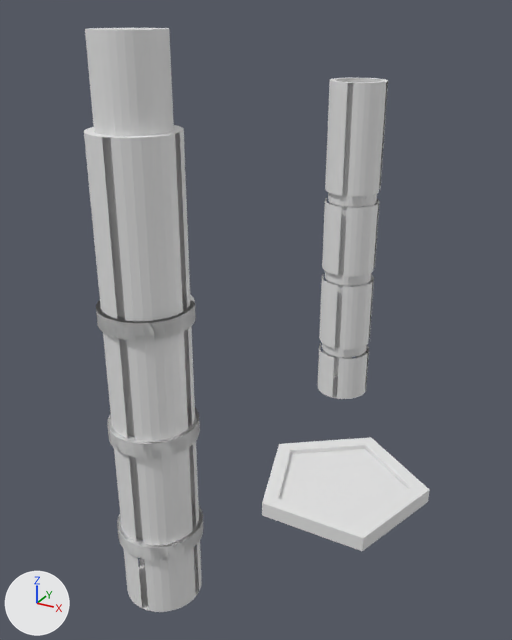
The FBX model Assets/Weapons/BRENDaN2.fbx, before and after one commit.
Both versions are drawn from a camera (50 mm lens) standing at (4.64, -4.88, 5.13) and looking at (0.17, 3.25, 1.06). The lights are fixed; the arrows at lower left show +X, +Y and +Z. Where no turn or scale is listed for an object, it has been applied to the vertices.

The older version as bpy lines, for what is in view:
```python
me_circle_002 = bpy.data.meshes.new('Circle.002')
me_circle_002.from_pydata(...)  # 20 vertices, 13 faces; spans x -0.95..0.95, y -0.81..1.0, z 0.0..0.17
me_circle_003 = bpy.data.meshes.new('Circle.003')
me_circle_003.from_pydata([(0.0, 0.8, 0.11), (-0.76, 0.25, 0.11), (-0.47, -0.65, 0.11), (0.47, -0.65, 0.11), (0.76, 0.25, 0.11)], [], [(0, 1, 2, 3, 4)])
me_cylinder_001 = bpy.data.meshes.new('Cylinder.001')
me_cylinder_001.from_pydata(...)  # a 32-sided cylinder along z spanning x -0.4..0.4, y -0.4..0.4, z -3.0..3.0
me_cylinder_013 = bpy.data.meshes.new('Cylinder.013')
me_cylinder_013.from_pydata(...)  # 384 vertices, 204 faces; spans x -0.55..0.55, y -0.55..0.55, z -3.0..0.2
me_cylinder_014 = bpy.data.meshes.new('Cylinder.014')
me_cylinder_014.from_pydata(...)  # 512 vertices, 274 faces; spans x -0.5..0.5, y -0.5..0.5, z -3.0..3.0
me_cylinder_017 = bpy.data.meshes.new('Cylinder.017')
me_cylinder_017.from_pydata(...)  # 512 vertices, 244 faces; spans x -0.5..0.5, y -0.5..0.5, z -3.0..3.0
ob_cannon_0_001 = bpy.data.objects.new('cannon 0.001', me_cylinder_017)
ob_cannon_0_001.location = (0.0, 7.23, 1.0)
ob_cannon_0_002 = bpy.data.objects.new('cannon 0.002', me_cylinder_014)
ob_cannon_0_002.location = (0.0, 1.0, 1.0)
ob_circle_001 = bpy.data.objects.new('Circle.001', me_circle_002)
ob_circle_001.location = (2.24, 1.51, 0.0)
ob_circle_002 = bpy.data.objects.new('Circle.002', me_circle_003)
ob_circle_002.location = (2.24, 1.51, 0.0)
ob_cylinder_001 = bpy.data.objects.new('Cylinder.001', me_cylinder_001)
ob_cylinder_001.location = (0.0, 1.0, 1.95)
ob_cylinder_007 = bpy.data.objects.new('Cylinder.007', me_cylinder_013)
ob_cylinder_007.location = (0.0, 1.0, 1.9)
```
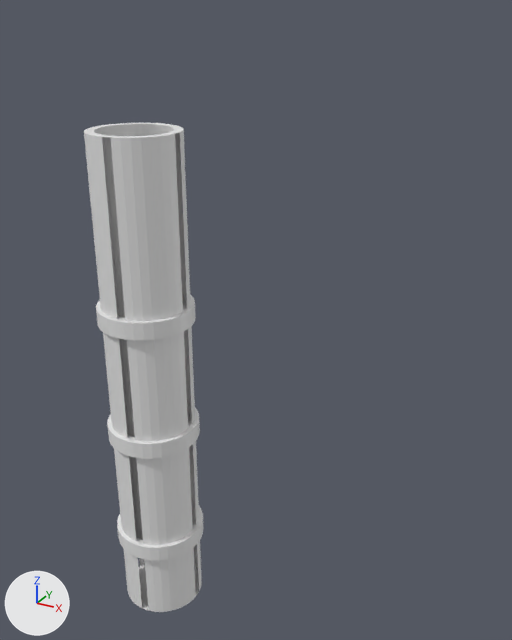
Pixel boxes [x1, y1, x2, y2] of what changed, in the pictures (512 x 640 px):
'cannon 0.001', deleted
    before: [317, 78, 388, 399]
'Cylinder.001', deleted
    before: [85, 28, 174, 540]
'Circle.001', deleted
    before: [262, 437, 430, 551]
'Circle.002', deleted
    before: [279, 449, 409, 525]
'Cylinder.007', deleted
    before: [96, 293, 203, 561]
'Cylinder.003', unchanged, uncovered by the edit
    after: [96, 293, 196, 340]
'Cylinder.005', unchanged, uncovered by the edit
    before: [107, 414, 200, 459]
    after: [107, 405, 200, 459]
'Cannon 0.2', unchanged, uncovered by the edit
    both: [117, 502, 203, 561]

What the commit changed:
Object 'Circle.001' (ob_circle_001) is deleted.
Object 'Cylinder.001' (ob_cylinder_001) is deleted.
Object 'Circle.002' (ob_circle_002) is deleted.
Object 'Cylinder.007' (ob_cylinder_007) is deleted.
Object 'cannon 0.001' (ob_cannon_0_001) is deleted.
